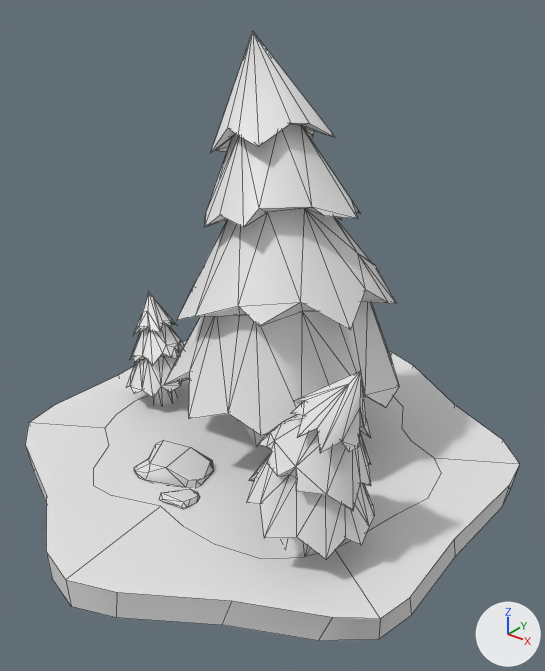
The FBX model Assets/Art/Models/Forest Region/Forest_Landscape00.fbx: old version first, new version second.
Both versions are drawn from a 50 mm camera at (0.835, -1.012, 0.876) aimed at (0.041, -0.02, 0.261). Every picture has the same lights, and +X, +Y and +Z are marked at lower right. Mesh edges are drawn as thin lines. Where no turn or scale is listed for an object, it has been applied to the vertices.

Names of what the first picture shows: 'Forest_Landscape00'.
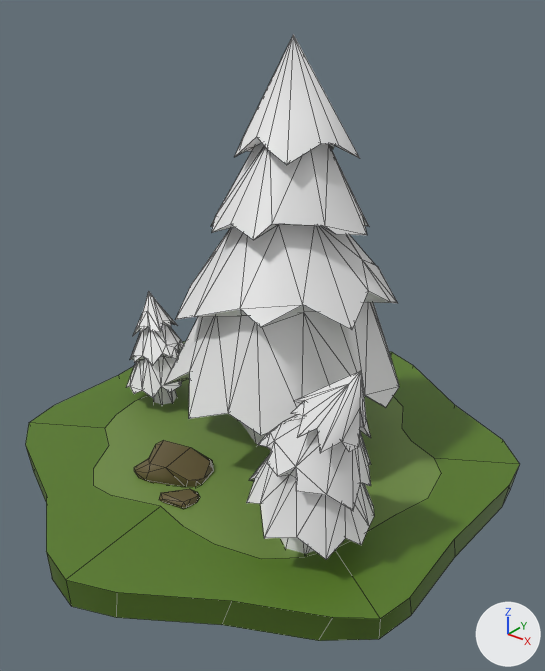
Where the newer file only moved an object's origin or applied its transform, the numbers keep the older frame.

Pixel boxes (x1, y1, x2, y2) of what changed, in the pictures (545 x 671 px; the box of a moved part takes in the faces that stretch with it):
'Forest_Landscape00', reshaped, recoloured, surface changed (white to green)
    before: (26, 31, 519, 641)
    after: (26, 34, 519, 641)
part 1 of me_cylinder_011, moved or reshaped
    before: (165, 31, 399, 435)
    after: (165, 34, 399, 435)
part 2 of me_cylinder_011, recoloured (white to green)
    both: (26, 341, 519, 619)
part 3 of me_cylinder_011, surface changed (white to green)
    both: (26, 316, 519, 641)

The edits, one by one:
Picture 'TileTexture00.png' (img_tiletexture00_png) is new.
Material 'TileColors_Current' (mat_tilecolors_current) is new.
Its texture is img_tiletexture00_png.
me_cylinder_011 is used by ob_forest_landscape00; location (0.0, 0.0, 0.0).
me_cylinder_011 had 472 vertices, 757 faces and spanned x -0.462..0.458, y -0.503..0.514, z -0.062..0.777.
me_cylinder_011 now has 472 vertices, 757 faces and spans x -0.462..0.458, y -0.503..0.514, z -0.062..0.773.
me_cylinder_011 part 1: 81 of 472 vertices moved; they spanned x -0.184..0.216, y -0.145..0.231, z 0.248..0.777 and now span x -0.186..0.22, y -0.145..0.231, z 0.248..0.773; mean shift (0.017, 0.006, -0.009); largest move (-0.102, 0.102, 0.777) -> (-0.021, 0.116, 0.773).
me_cylinder_011 part 2: 96 of the faces centred in x -0.448..0.448, y -0.492..0.493, z -0.03..0.032 switch from mat_tilecolors_005 (white #e7e7e7) to mat_tilecolors_current (picture img_tiletexture00_png).
me_cylinder_011 part 3: texture (UV) coordinates of 333 of 757 faces, centred in x -0.448..0.448, y -0.492..0.493, z -0.03..0.687, changed; they spanned u 0.84..0.85, v 0.01..0.96 and now span u 0.84..0.85, v 0.07..0.95.
